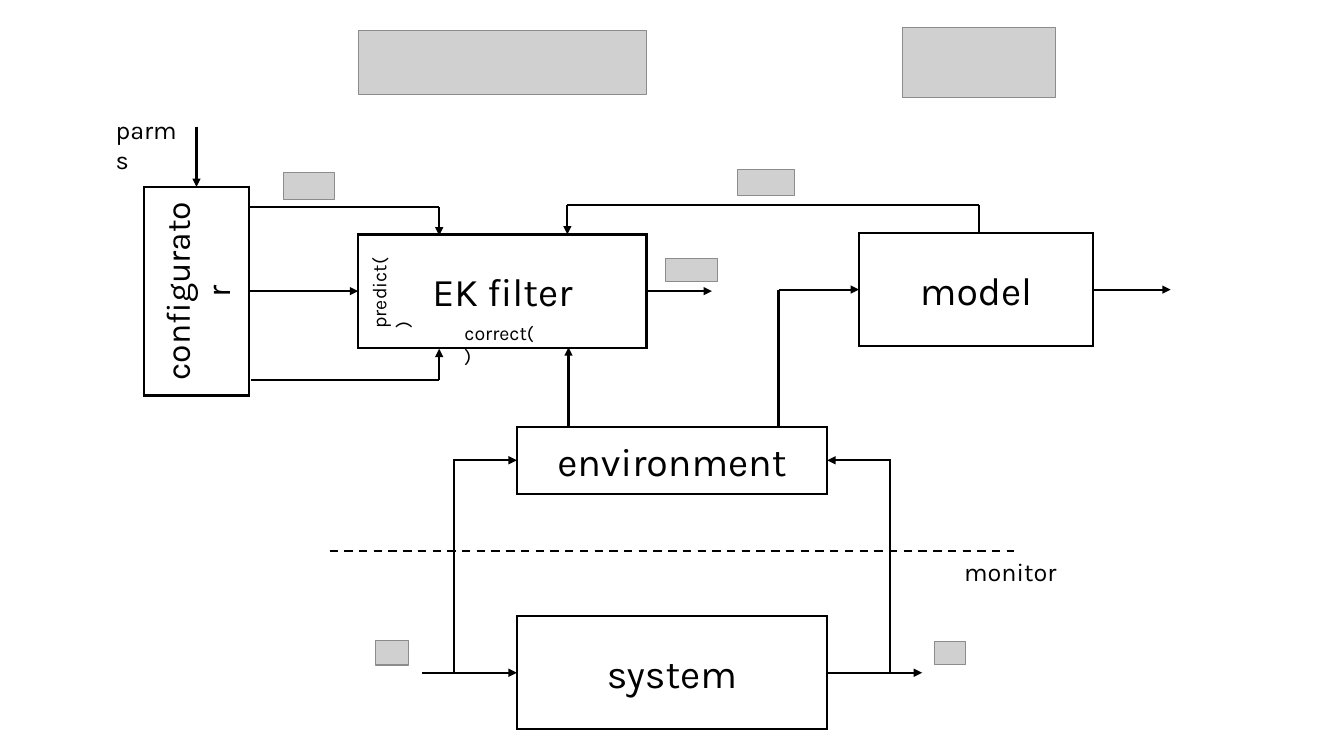
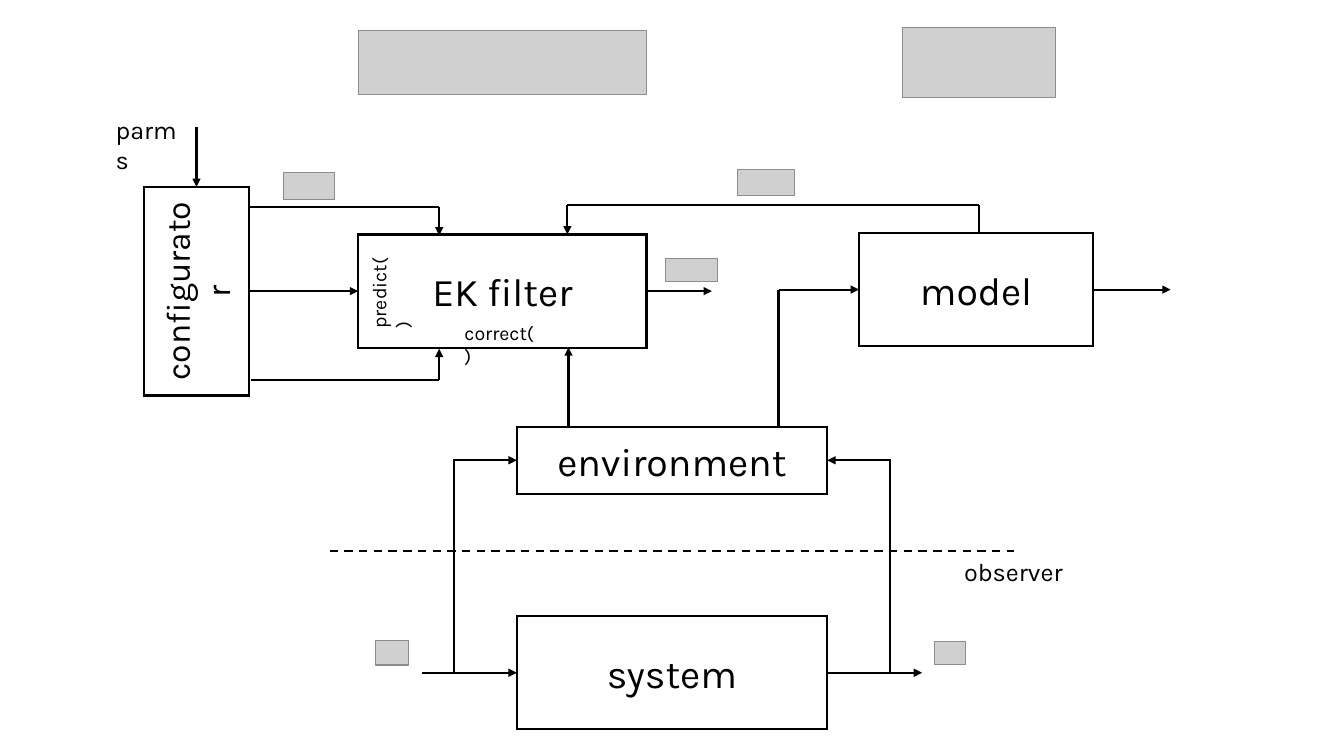
Before and after one commit to llm-inferno/model-tuner, a slide deck: slide 1 of docs/figs/model-tuner.pptx. Drawn at 1344x756 pixels with LibreOffice and Linux fonts; fonts in the diff are those of the drawing; grey boxes stand for pictures; background and template pictures are left out. Boxes give left, top, right and bottom in pixels: in the first picture for what was removed or moved away, otherwise in the second. Text is boxed around its words. In the diff, an @@ line names an element or a change of style, - is before the commit and + after.

Commit message:
use observer instead of monitor

```diff
--- a/docs/figs/model-tuner.pptx
+++ b/docs/figs/model-tuner.pptx
@@ text at <box>964,563,1063,582</box>: text changed @@
-monitor
+observer
```
Also in this commit, not shown: 5 other files.
